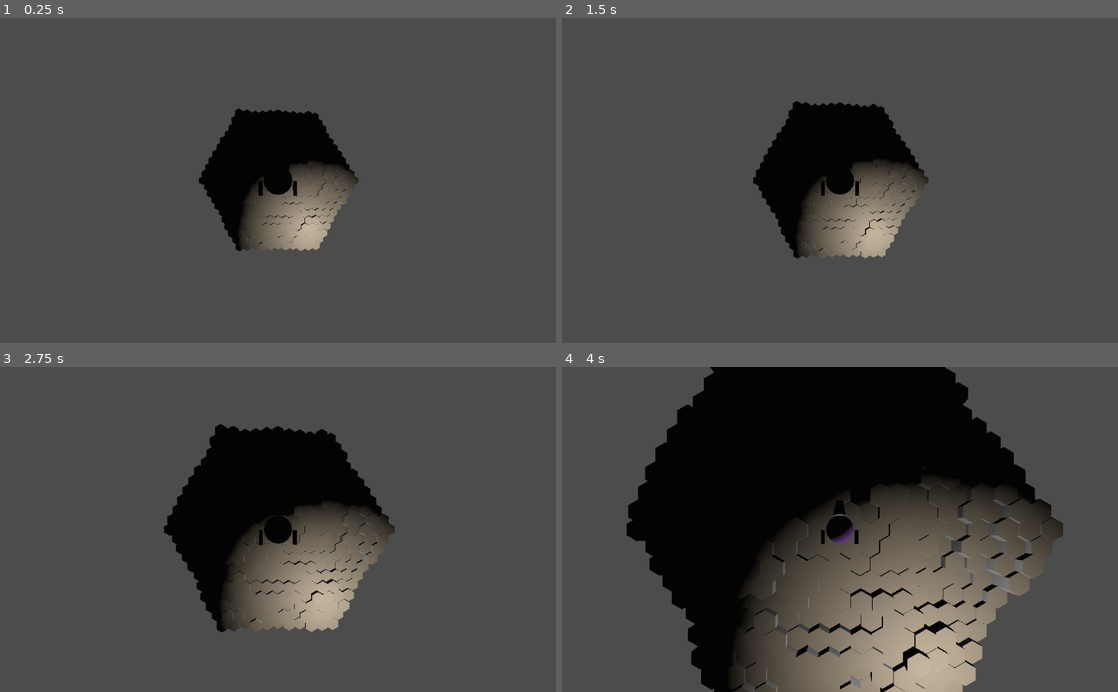
Above: before the commit, frames 1-4 (two rows, left to right).
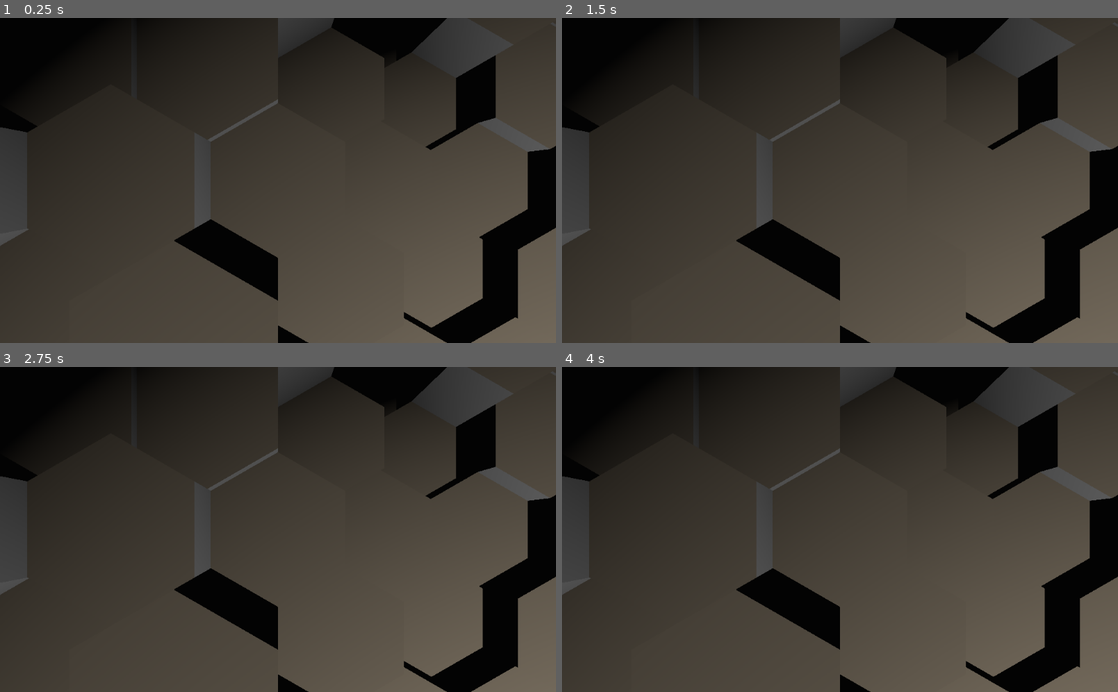
Above: after the commit, the same moments.

Repository: ObsidianBlk/Twin-Sticky
Game: Godot game, scene res://World.tscn
The game is run twice, just before and just after one commit, with the same random seed, the same clock (stepped at 60 frames per second) and the same inputs.
Inputs:
- Up to frame 1 (0.25 s): no input
- Up to frame 2 (1.5 s): tap Enter at 0.5 s
- Up to frame 3 (2.75 s): no input
- Up to frame 4 (4 s): no input

The runs differ from the first frame. In frame 1, 64% of the frame differs, in the area x 0-100%, y 0-100%; in frame 2, 65%; in frame 3, 66%; in frame 4, 77%.

Commit message:
Started adding some code for moving device input between local players as well as enabling split screen. Nothing finished at the moment.

Diff:
--- /dev/null
+++ b/Game/Game.gd
@@ -0,0 +1,35 @@
+extends Spatial
+
+# -----------------------------------------------------------------------------
+# Signals
+# -----------------------------------------------------------------------------
+signal local_player_2(enabled)
+
+# -----------------------------------------------------------------------------
+# Export Variables
+# -----------------------------------------------------------------------------
+
+
+# -----------------------------------------------------------------------------
+# Variables
+# -----------------------------------------------------------------------------
+
+
+# -----------------------------------------------------------------------------
+# Override Methods
+# -----------------------------------------------------------------------------
+
+
+# -----------------------------------------------------------------------------
+# Private Methods
+# -----------------------------------------------------------------------------
+
+
+# -----------------------------------------------------------------------------
+# Public Methods
+# -----------------------------------------------------------------------------
+
+
+# -----------------------------------------------------------------------------
+# Handler Methods
+# -----------------------------------------------------------------------------
--- a/Game.tscn
+++ b/Game/Game.tscn
@@ -1,7 +1,7 @@
 [gd_scene load_steps=6 format=2]
 
 [ext_resource path="res://Objects/HexRegion/HexRegion.tscn" type="PackedScene" id=1]
-[ext_resource path="res://Objects/TrackBot/TrackBot.tscn" type="PackedScene" id=2]
+[ext_resource path="res://Game/Game.gd" type="Script" id=2]
 [ext_resource path="res://Scripts/RegionResource.gd" type="Script" id=3]
 
 [sub_resource type="Environment" id=1]
@@ -18,6 +18,7 @@
 hex_size = 2.0
 
 [node name="Game" type="Spatial"]
+script = ExtResource( 2 )
 
 [node name="WorldEnvironment" type="WorldEnvironment" parent="."]
 environment = SubResource( 1 )
@@ -28,6 +29,3 @@
 
 [node name="HexRegion" parent="." instance=ExtResource( 1 )]
 region_resource = SubResource( 2 )
-
-[node name="TrackBot" parent="." groups=["Player_1"] instance=ExtResource( 2 )]
-transform = Transform( 1, 0, 0, 0, 1, 0, 0, 0, 1, 0, 100.892, 0 )
--- a/World.gd
+++ b/World.gd
@@ -1,15 +1,70 @@
 extends Node2D
 
 
+# -----------------------------------------------------------------------------
+# Constants
+# -----------------------------------------------------------------------------
+const INPUT_DEVICE_ACTION_BASES = [
+	"booster_forward",
+	"booster_backward",
+	"booster_left",
+	"booster_right",
+	"booster_strafe_left",
+	"booster_strafe_right",
+	"booster_thust",
+	"booster_jump"
+]
+
+# -----------------------------------------------------------------------------
+# Variables
+# -----------------------------------------------------------------------------
+var _local_player_info : Array = [null, null]
+
+# -----------------------------------------------------------------------------
+# Onready Variables
+# -----------------------------------------------------------------------------
 onready var vp2c : ViewportContainer = $GameView/Viewports/VP2C
 onready var viewport_p1 : Viewport = $GameView/Viewports/VP1C/Viewport_P1
 onready var viewport_p2 : Viewport = $GameView/Viewports/VP2C/Viewport_P2
 
-
+# -----------------------------------------------------------------------------
+# Override Methods
+# -----------------------------------------------------------------------------
 func _ready() -> void:
-	# TODO: Listen for a signal that enables/disabled local player 2
 	viewport_p2.world = viewport_p1.world
 
+func _unhandled_input(event : InputEvent) -> void:
+	if event is InputEventKey:
+		if _local_player_info[0] == null:
+			_SetLocalPlayerInputMap(0, "kb", 0)
+		elif _local_player_info[1] == null:
+			_SetLocalPlayerInputMap(1, "kb", 0)
+	elif event is InputEventJoypadButton:
+		pass
 
+# -----------------------------------------------------------------------------
+# Private Methods
+# -----------------------------------------------------------------------------
+func _JoypadDeviceInUse(device_id : int) -> bool:
+	if _local_player_info[0] != null and _local_player_info[0].device_type == "jp":
+		if _local_player_info[0].device_id == device_id:
+			return true
+	if _local_player_info[1] != null and _local_player_info[1].device_type == "jp":
+		if _local_player_info[1].device_id == device_id:
+			return true
+	return false
+
+
+func _SetLocalPlayerInputMap(pid : int, device_type : String, device_id : int = 0) -> void:
+	pass
+
+func _ClearLocalPlayerInputMap(pid : int) -> void:
+	pass
+
+
+
+# -----------------------------------------------------------------------------
+# Handler Methods
+# -----------------------------------------------------------------------------
 func _on_local_player2(enable : bool) -> void:
 	vp2c.visible = enable
--- a/World.tscn
+++ b/World.tscn
@@ -1,6 +1,6 @@
 [gd_scene load_steps=4 format=2]
 
-[ext_resource path="res://Game.tscn" type="PackedScene" id=1]
+[ext_resource path="res://Game/Game.tscn" type="PackedScene" id=1]
 [ext_resource path="res://World.gd" type="Script" id=2]
 [ext_resource path="res://Objects/TopDownCamera/TopDownCamera.tscn" type="PackedScene" id=3]
 
@@ -26,11 +26,11 @@
 handle_input_locally = false
 render_target_update_mode = 3
 
-[node name="Game" parent="GameView/Viewports/VP1C/Viewport_P1" instance=ExtResource( 1 )]
-
 [node name="Camera" parent="GameView/Viewports/VP1C/Viewport_P1" instance=ExtResource( 3 )]
 target_group = "Player_1"
 height = 16.0
+
+[node name="Game" parent="GameView/Viewports/VP1C/Viewport_P1" instance=ExtResource( 1 )]
 
 [node name="VP2C" type="ViewportContainer" parent="GameView/Viewports"]
 visible = false
@@ -55,3 +55,5 @@
 
 [node name="UI" type="CanvasLayer" parent="."]
 layer = 6
+
+[connection signal="local_player_2" from="GameView/Viewports/VP1C/Viewport_P1/Game" to="." method="_on_local_player2"]
